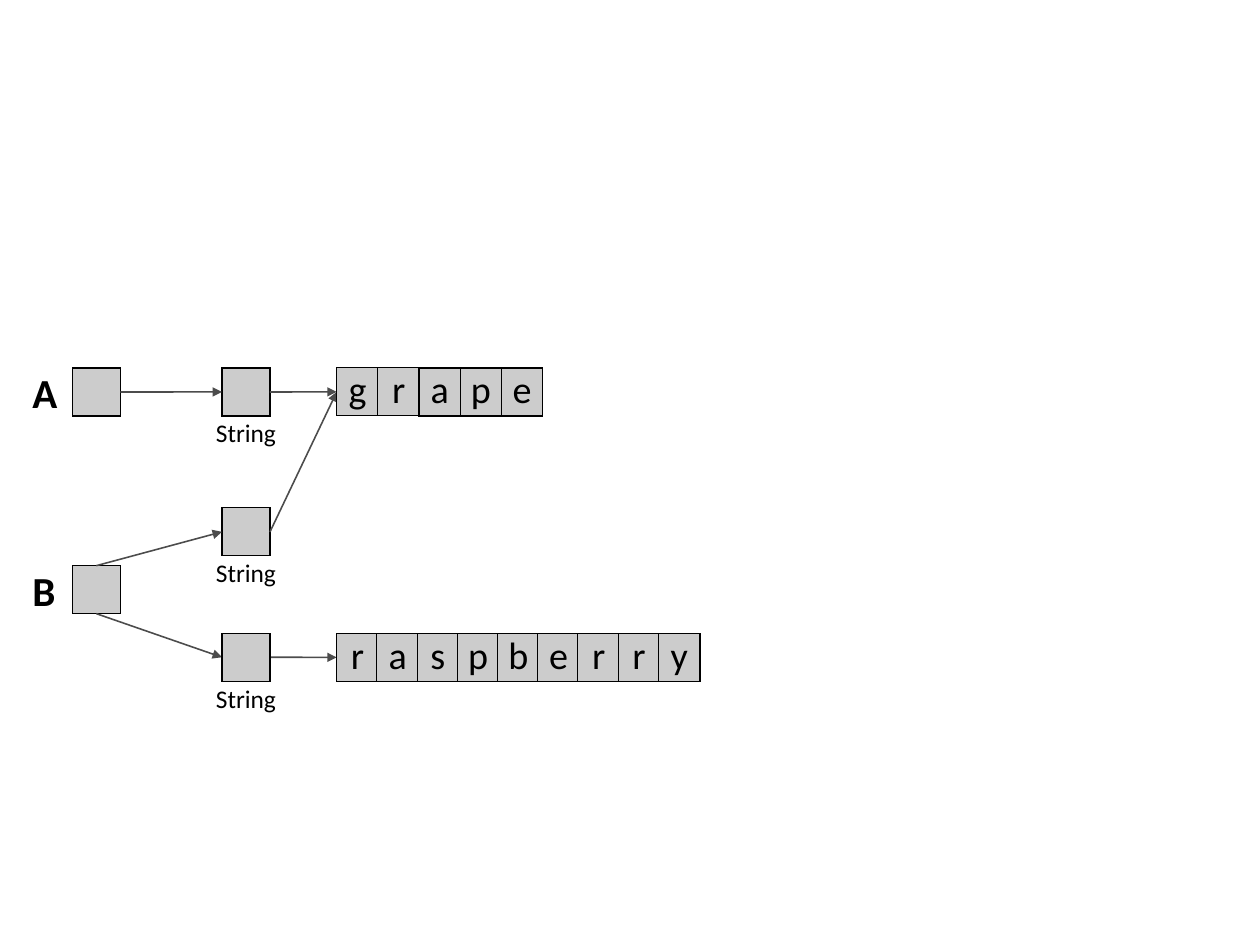
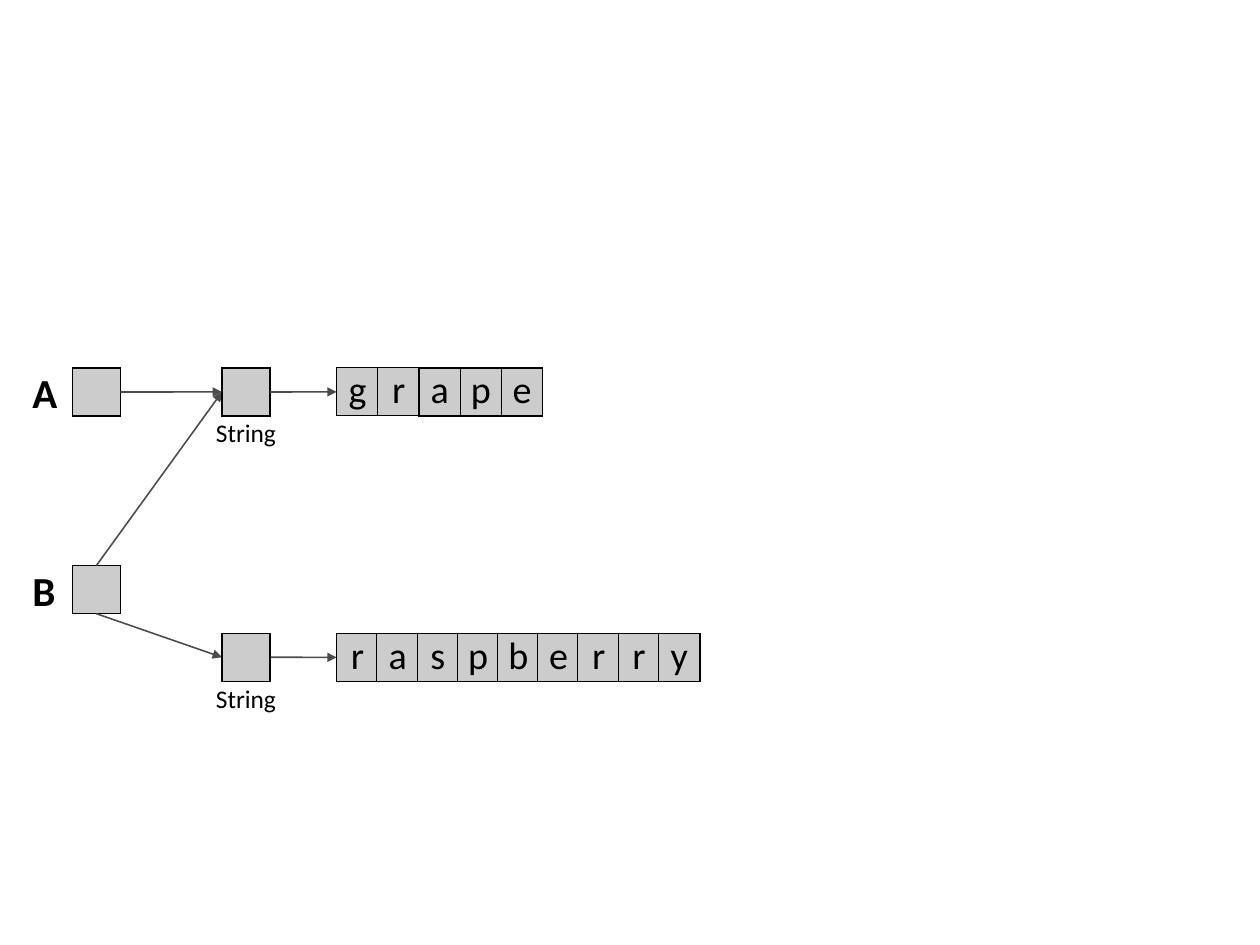
Before and after one commit to TheRuncibleTuner/bloatbook, a slide deck: slide 2 of part3/Figures/extreme/bulksharingpool.odp. Drawn at 1260x945 pixels with LibreOffice and Linux fonts; fonts in the diff are those of the drawing. Boxes give left, top, right and bottom in pixels: in the first picture for what was removed or moved away, otherwise in the second. Text is boxed around its words. In the diff, an @@ line names an element or a change of style, - is before the commit and + after.

```diff
--- a/part3/Figures/extreme/bulksharingpool.odp
+++ b/part3/Figures/extreme/bulksharingpool.odp
@@ arrow moved from (96, 566) - (222, 532) to (96, 566) - (222, 392) @@
@@ arrow removed from (270, 532) to (337, 392) @@
@@ rectangle removed at [222, 508, 270, 556] @@
-String
```
Also in this commit, not shown: 1 other slide changed, 4 other files.
